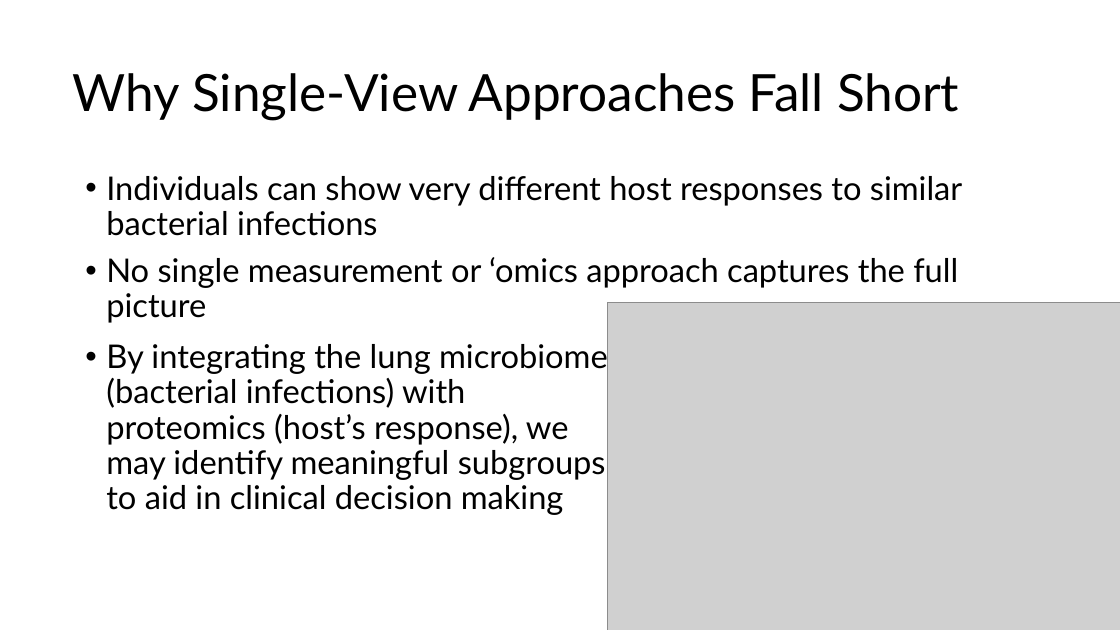
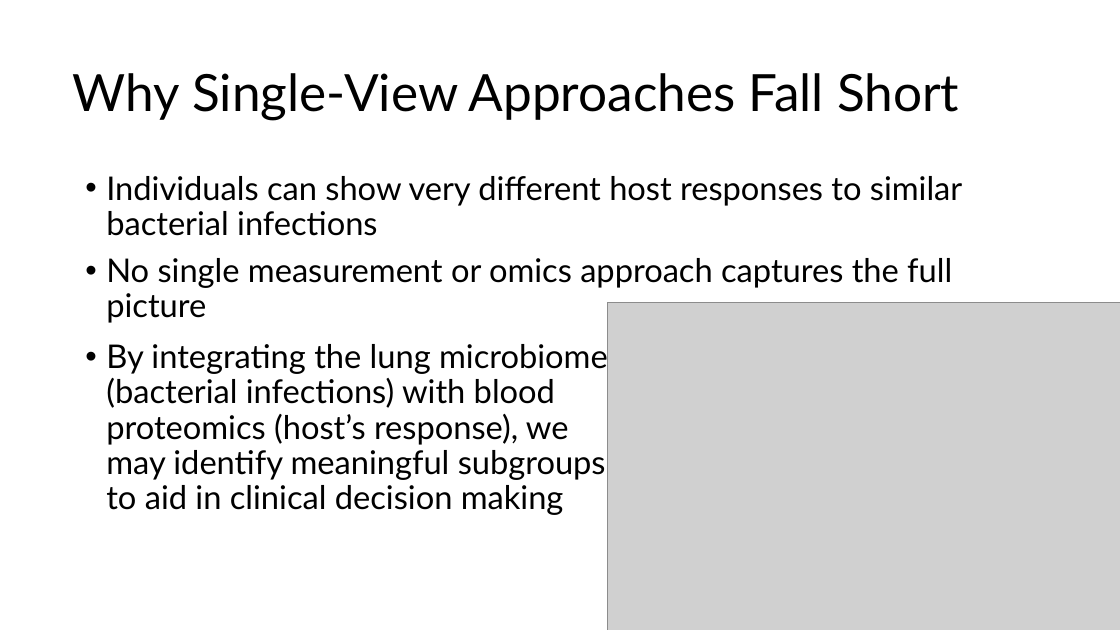
Before and after one commit to eweible/CF_Multi-omic_Clustering, a slide deck: slide 6 of Dissemination/Weible_Defense.pptx (slide 3 before the commit). Drawn at 1120x630 pixels with LibreOffice and Linux fonts; fonts in the diff are those of the drawing; grey boxes stand for pictures. Boxes give left, top, right and bottom in pixels: in the first picture for what was removed or moved away, otherwise in the second. Text is boxed around its words. In the diff, an @@ line names an element or a change of style, - is before the commit and + after.

```diff
--- a/Dissemination/Weible_Defense.pptx
+++ b/Dissemination/Weible_Defense.pptx
@@ text at [106, 258, 952, 323]: text changed @@
-• No single measurement or ‘omics approach captures the full picture
+• No single measurement or omics approach captures the full picture
@@ text at [106, 339, 608, 515]: text changed @@
-• By integrating the lung microbiome (bacterial infections) with proteomics (host’s response), we may identify meaningful subgroups to aid in clinical decision making
+• By integrating the lung microbiome (bacterial infections) with blood proteomics (host’s response), we may identify meaningful subgroups to aid in clinical decision making
```
Also in this commit, not shown: 17 other slides changed, 17 slides added, 3 slides removed, 6 other files.
